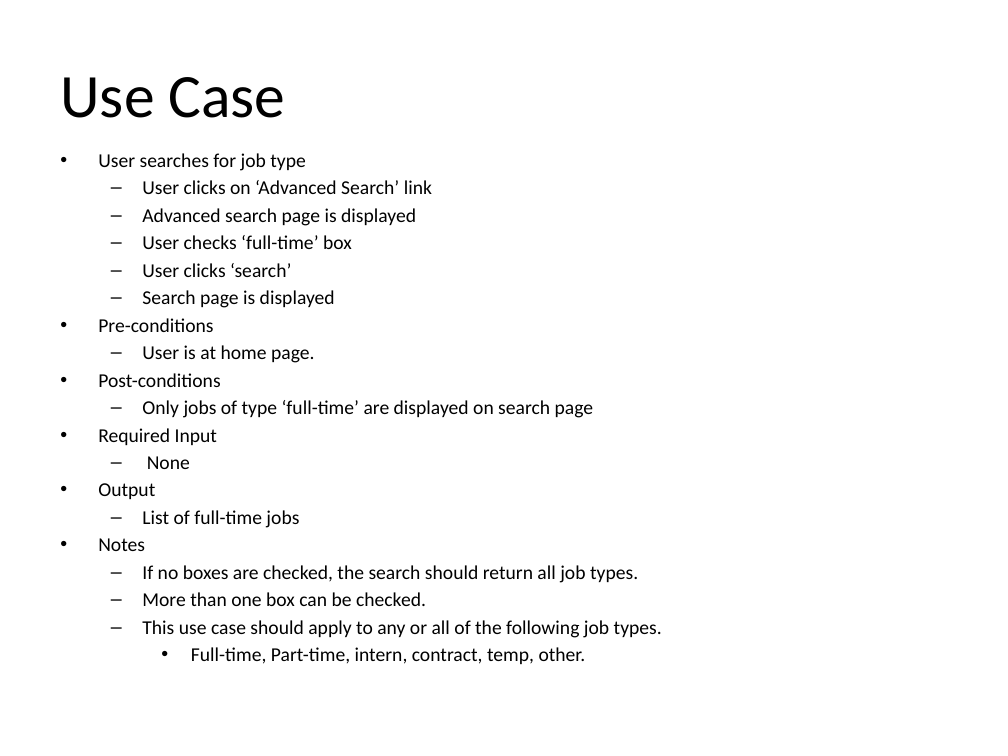
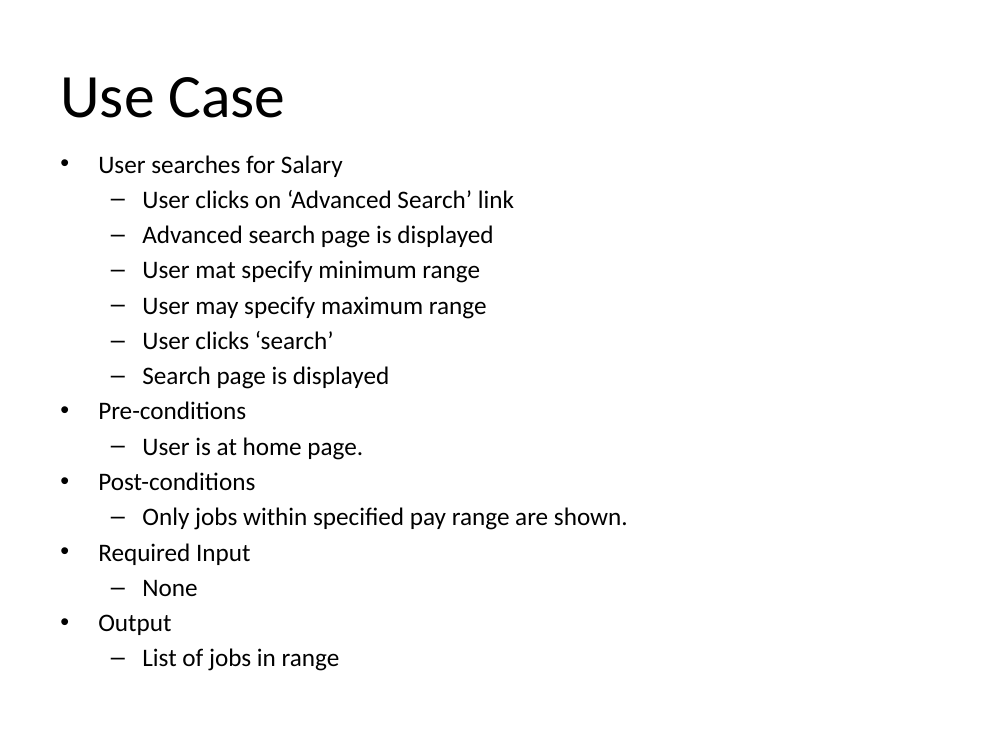
Before and after one commit to Lanzaa/CS160-2012, a slide deck: slide 3 of M1-F5/Feature5.pptx. Drawn at 1008x756 pixels with LibreOffice and Linux fonts; fonts in the diff are those of the drawing. Boxes give left, top, right and bottom in pixels: in the first picture for what was removed or moved away, otherwise in the second. Text is boxed around its words. In the diff, an @@ line names an element or a change of style, - is before the commit and + after.

Commit message:
did salary instead of type :P

```diff
--- a/M1-F5/Feature5.pptx
+++ b/M1-F5/Feature5.pptx
@@ text at <box>98,155,343,177</box>: text changed; size 14 to 18 pt @@
-• User searches for job type
+• User searches for Salary
@@ text at <box>98,190,514,635</box>: size 14 to 18 pt in "User clicks on ‘Advanced Search’ link", "Advanced search page is displayed", "User clicks ‘search’", "Search page is displayed" and 6 more places @@
@@ text at <box>142,260,487,319</box>: text changed; size 14 to 18 pt @@
-  – User checks ‘full-time’ box
+  – User mat specify minimum range
+  – User may specify maximum range
@@ text at <box>142,507,628,530</box>: text changed; size 14 to 18 pt @@
-  – Only jobs of type ‘full-time’ are displayed on search page
+  – Only jobs within specified pay range are shown.
@@ text at <box>142,648,340,671</box>: text changed; size 14 to 18 pt @@
-  – List of full-time jobs
-• Notes
-  – If no boxes are checked, the search should return all job types.
-  – More than one box can be checked.
-  – This use case should apply to any or all of the following job types.
-    • Full-time, Part-time, intern, contract, temp, other.
+  – List of jobs in range
```
Also in this commit, not shown: 1 other slide changed, 1 slide added, 1 slide removed, 4 other files.
